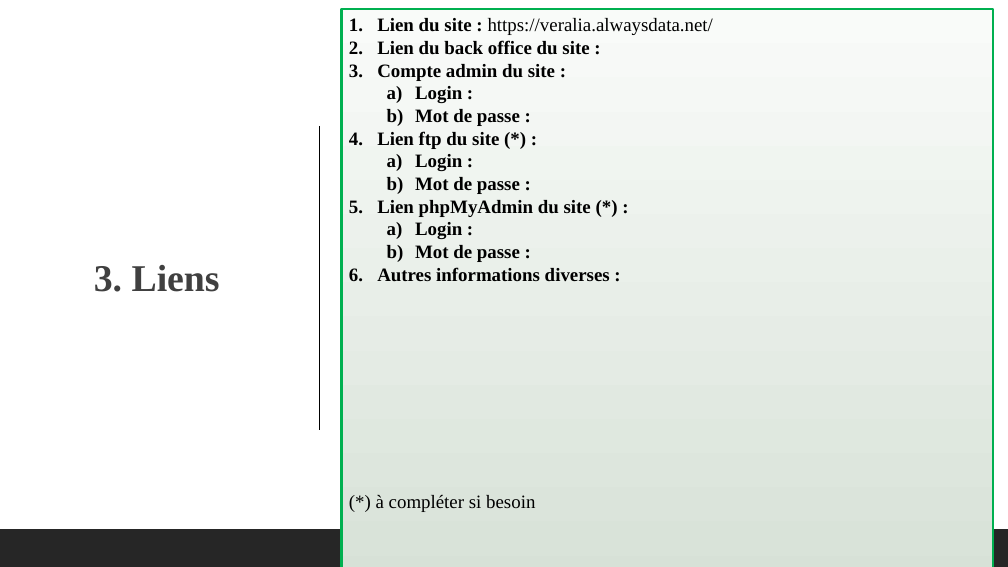
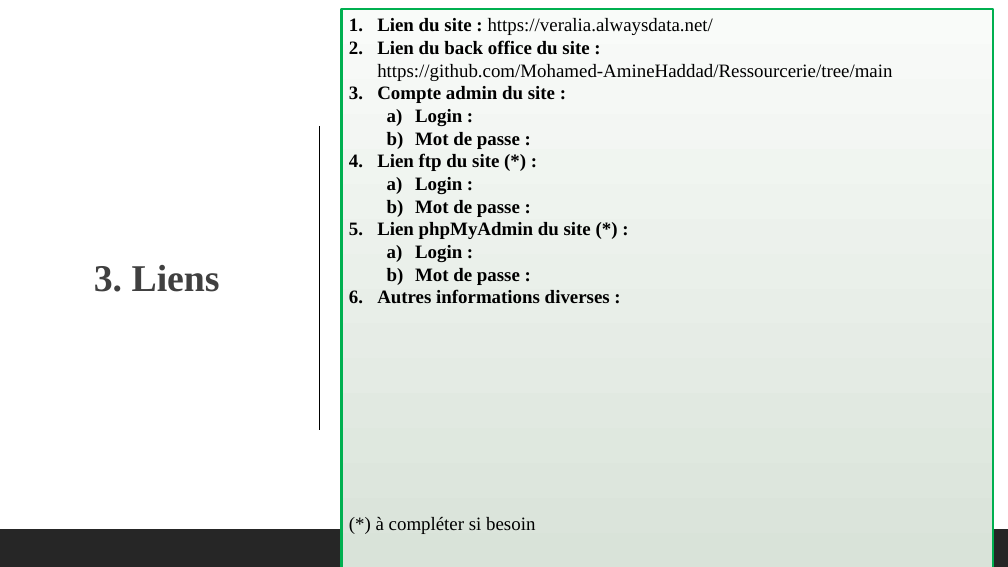
Before and after one commit to Mohamed-AmineHaddad/Ressourcerie, a slide deck: slide 5 of PPT_Activite_5_Groupe_24.pptx. Drawn at 1008x567 pixels with LibreOffice and Linux fonts; fonts in the diff are those of the drawing; background and template pictures are left out. Boxes give left, top, right and bottom in pixels: in the first picture for what was removed or moved away, otherwise in the second. Text is boxed around its words. In the diff, an @@ line names an element or a change of style, - is before the commit and + after.

```diff
--- a/PPT_Activite_5_Groupe_24.pptx
+++ b/PPT_Activite_5_Groupe_24.pptx
@@ text in rectangle at bbox=[377, 40, 892, 81]: text changed; bold off @@
-2. Lien du back office du site :
+2. Lien du back office du site : https://github.com/Mohamed-AmineHaddad/Ressourcerie/tree/main
```
Also in this commit, not shown: 2 other slides changed, 6 other files.
